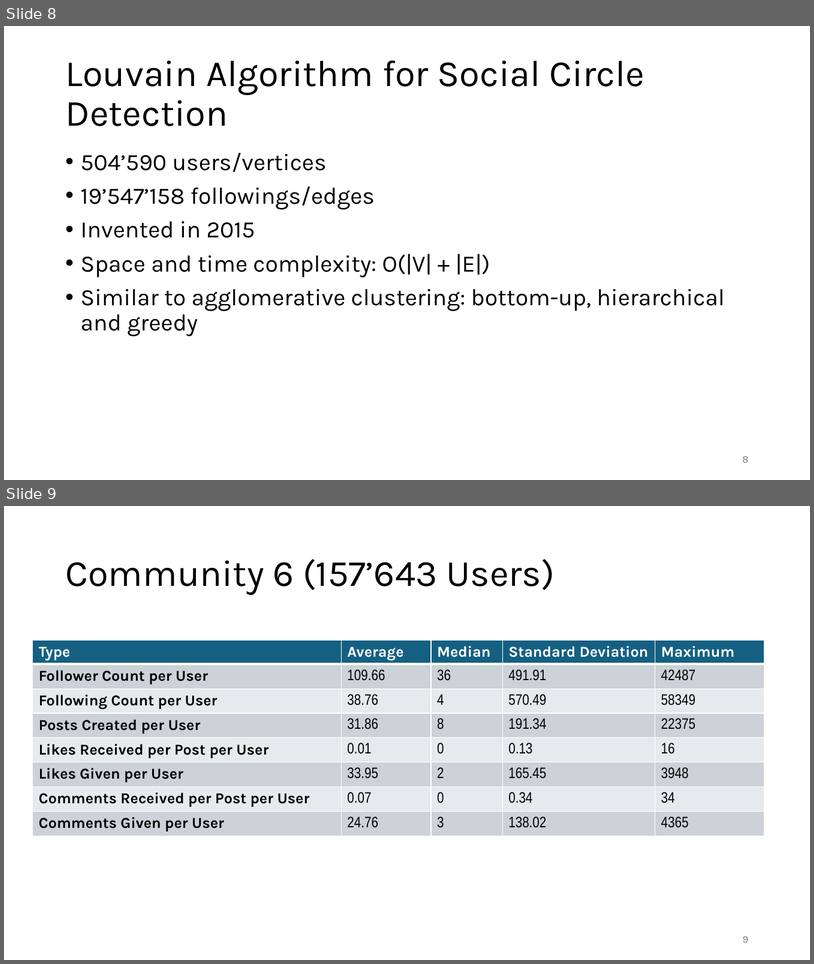
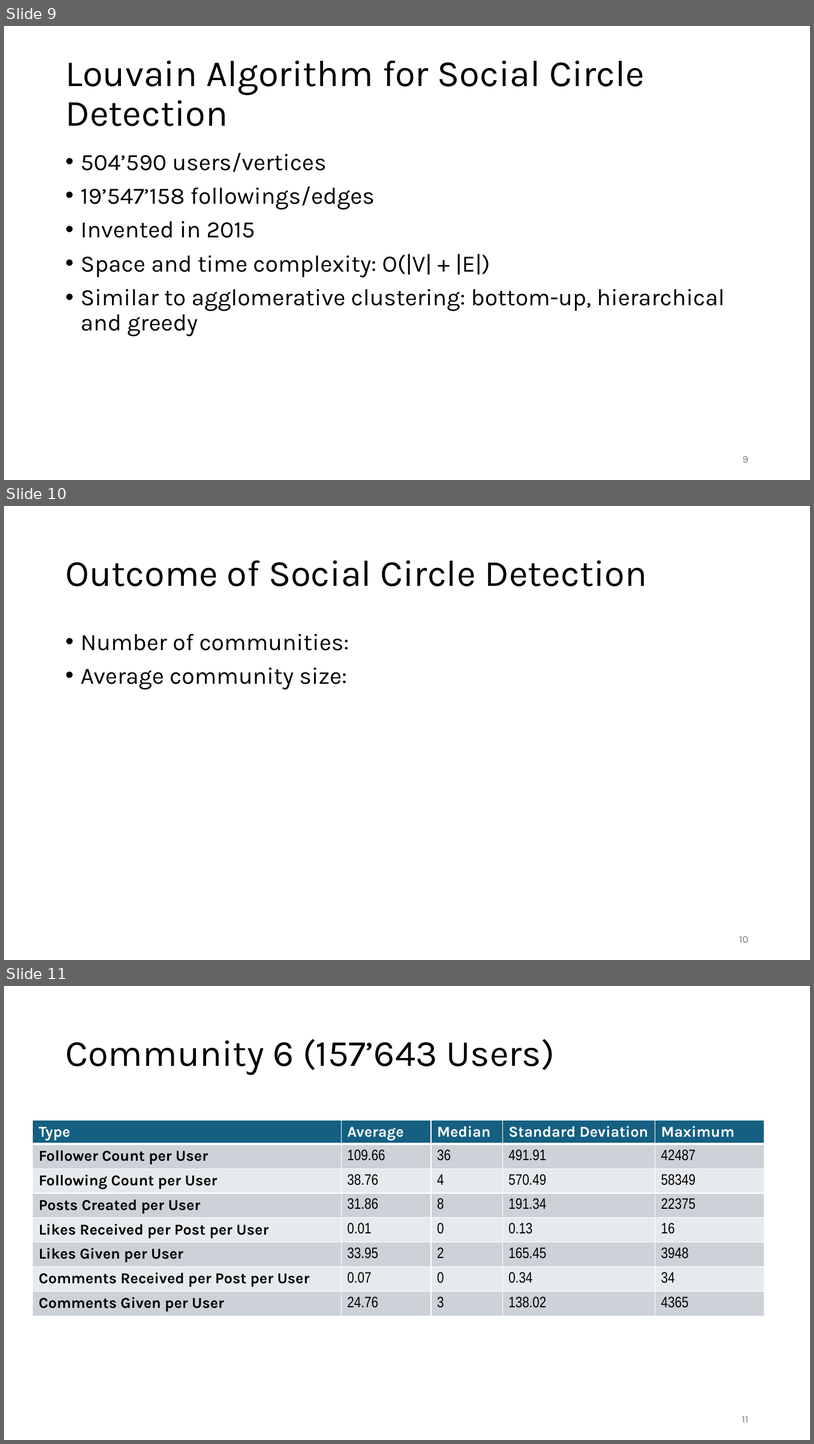
Before and after one commit to jonas-blum/data-mining-1, a slide deck: project/project-presentation-group51.pptx. Shown one above the other, each under a label of ours: slides 8 and 9 before the commit, slides 9, 10 and 11 after it. The pictures are 814x964 and 814x1444 pixels, drawn with LibreOffice and Linux fonts; fonts in the diff are those of the drawing. Boxes give left, top, right and bottom in pixels: in the first picture for what was removed or moved away, otherwise in the second. Text is boxed around its words. In the diff, an @@ line names an element or a change of style, - is before the commit and + after.

```diff
--- a/project/project-presentation-group51.pptx
+++ b/project/project-presentation-group51.pptx
@@ slide 10 added at (x1=4, y1=506, x2=810, y2=960), background #FFFFFF @@
@@ title added at (x1=65, y1=560, x2=647, y2=586), 44 pt, text #000000 @@
+Outcome of Social Circle Detection
@@ text added at (x1=81, y1=634, x2=350, y2=690), 28 pt, text #000000 @@
+• Number of communities:
+• Average community size:
@@ page number added at (x1=740, y1=936, x2=749, y2=942), 12 pt, text #797979 @@
+10
@@ what was slide 8 is now slide 9 @@
@@ what was slide 9 is now slide 11 @@
@@ page number at (x1=742, y1=1416, x2=749, y2=1422): text changed @@
-9
+11
```
Also in this commit, not shown: 3 slides changed, 3 other slides added.
